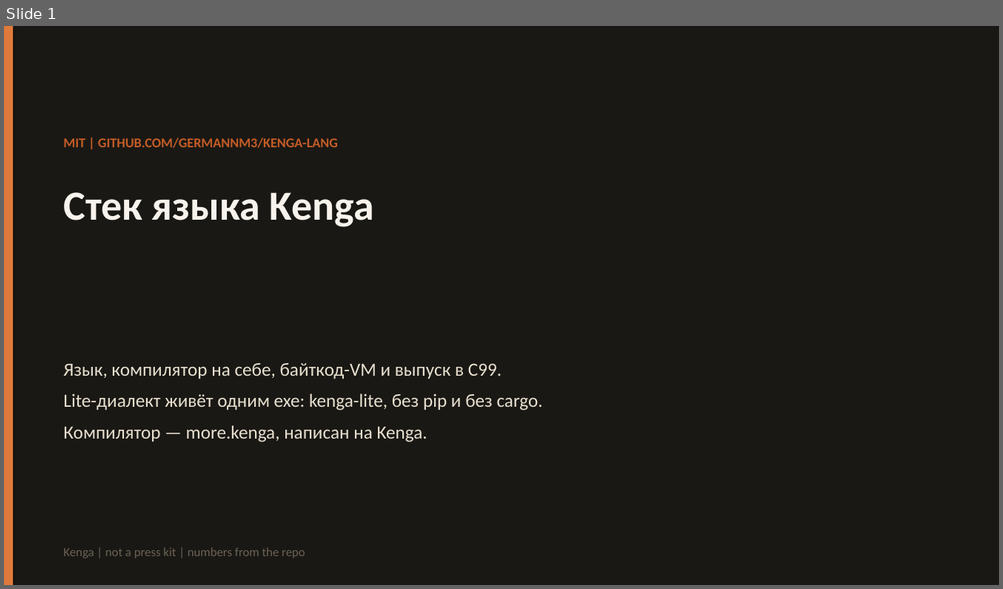
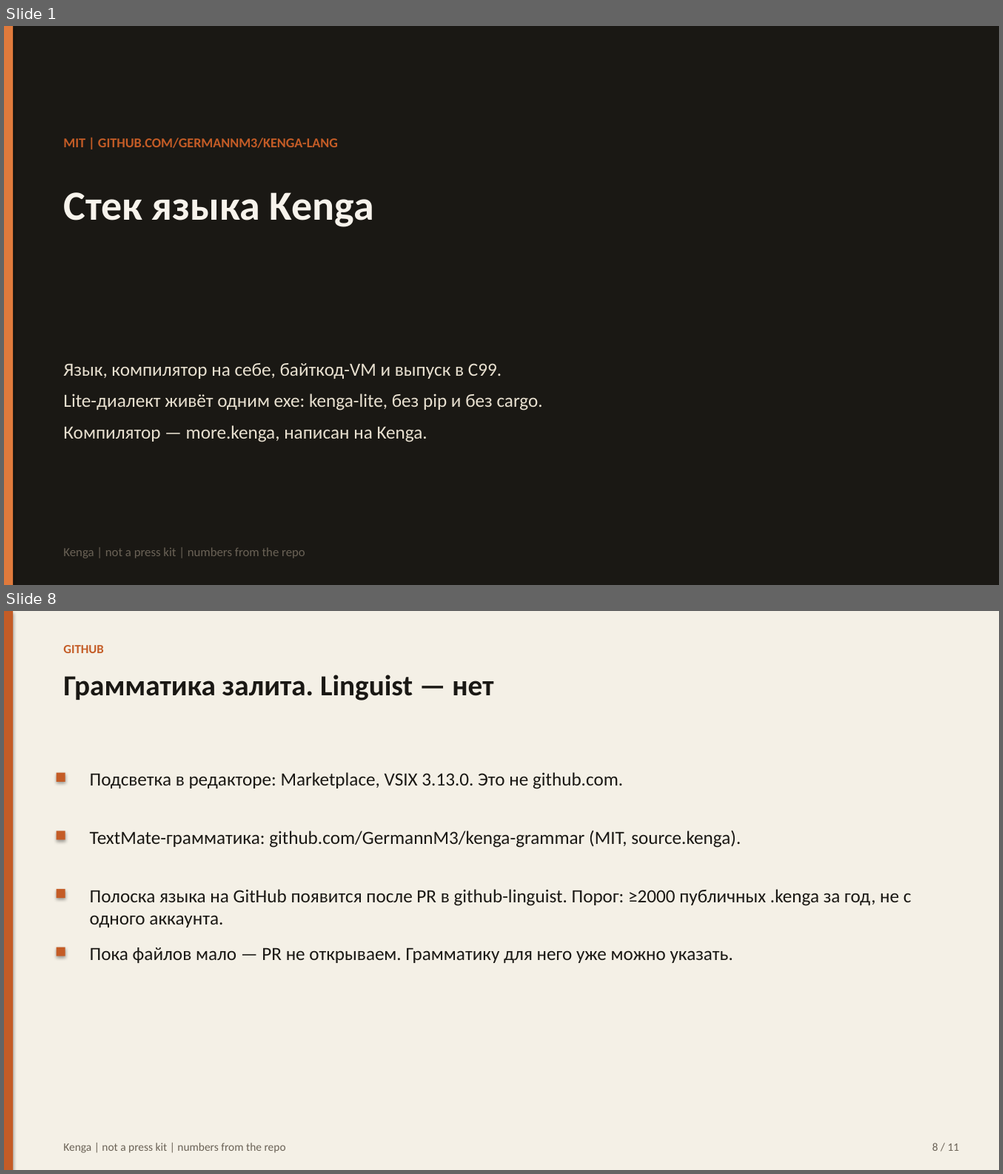
Before and after one commit to GermannM3/kenga-lang, a slide deck: sell/kenga-language/pitch.ru.pptx. Shown one above the other, each under a label of ours: slide 1 before the commit, slides 1 and 8 after it; the slides between them are not shown. The pictures are 1003x589 and 1003x1174 pixels, drawn with LibreOffice and Linux fonts; fonts in the diff are those of the drawing. Boxes give left, top, right and bottom in pixels: in the first picture for what was removed or moved away, otherwise in the second. Text is boxed around its words. In the diff, an @@ line names an element or a change of style, - is before the commit and + after.

```diff
--- a/sell/kenga-language/pitch.ru.pptx
+++ b/sell/kenga-language/pitch.ru.pptx
@@ slide 8 added at [4, 611, 999, 1170], background #FFFFFF @@
@@ rectangle added at [4, 611, 999, 1170], fill #F4F0E6 @@
@@ rectangle added at [4, 611, 13, 1170], fill #C45C26 @@
@@ text added at [63, 645, 103, 653], 12 pt, text #C45C26, bold @@
+GITHUB
@@ text added at [63, 675, 493, 701], 28 pt, text #1A1814, bold @@
+Грамматика залита. Linguist — нет
@@ rectangle added at [57, 773, 65, 782], fill #C45C26 @@
@@ text added at [90, 772, 623, 789], 18 pt, text #1A1814 @@
+Подсветка в редакторе: Marketplace, VSIX 3.13.0. Это не github.com.
@@ rectangle added at [57, 831, 65, 840], fill #C45C26 @@
@@ text added at [90, 830, 740, 848], 18 pt, text #1A1814 @@
+TextMate-грамматика: github.com/GermannM3/kenga-grammar (MIT, source.kenga).
@@ rectangle added at [57, 889, 65, 898], fill #C45C26 @@
@@ text added at [90, 889, 911, 928], 18 pt, text #1A1814 @@
+Полоска языка на GitHub появится после PR в github-linguist. Порог: ≥2000 публичных .kenga за год, не с одного аккаунта.
@@ rectangle added at [57, 948, 65, 957], fill #C45C26 @@
@@ text added at [90, 948, 733, 963], 18 pt, text #1A1814 @@
+Пока файлов мало — PR не открываем. Грамматику для него уже можно указать.
@@ text added at [63, 1143, 286, 1153], 11 pt, text #6A6256 @@
+Kenga | not a press kit | numbers from the repo
@@ text added at [932, 1143, 959, 1151], 11 pt, text #6A6256 @@
+8 / 11
```
Also in this commit, not shown: 9 slides changed, 19 other files.
